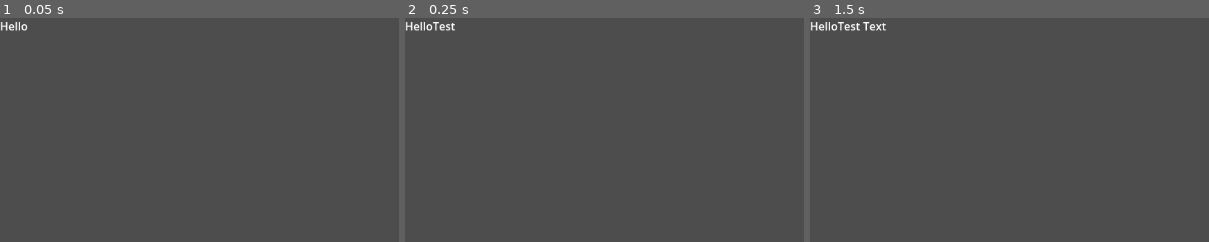
Above: before the commit, frames 1-3 (left to right).
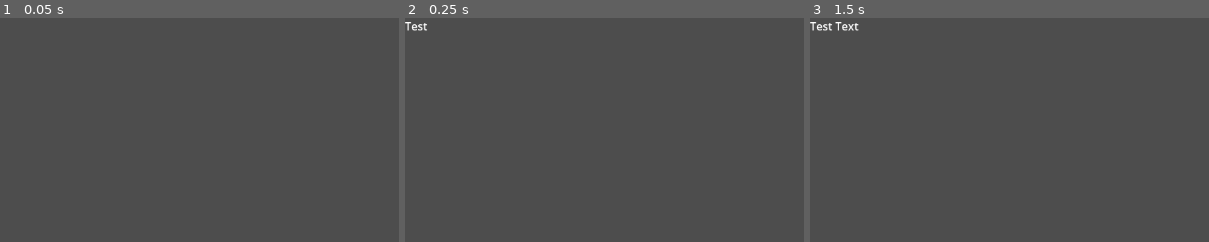
Above: after the commit, the same moments.

Repository: AndreiBondad/brass-game-project
Game: Godot game, scene res://scenes/main_game_scene.tscn
The game is run twice, just before and just after one commit, with the same random seed, the same clock (stepped at 60 frames per second) and the same inputs.
Inputs:
- Up to frame 1 (0.05 s): no input
- Up to frame 2 (0.25 s): no input
- Up to frame 3 (1.5 s): tap Enter at 1.25 s
The pictures show only the part of the screen within x 0-50%, y 0-50%; the shares and areas given below are measured in that part.

The runs differ from the first frame. In frame 1, 0.2% of the frame differs, in the area x 0-8%, y 1-6%; in frame 2, 0.3%; in frame 3, 0.4%, in the area x 0-20%, y 1-6%.

Commit message:
Update main_text_script.gd

Diff:
--- a/scenes/main_text_script.gd
+++ b/scenes/main_text_script.gd
@@ -5,7 +5,8 @@
 var count = 0;
 
 func _ready():
-	add_text("Hello")
+	#add_text("Hello")
+	pass
 
 func _printText():
 	pass
